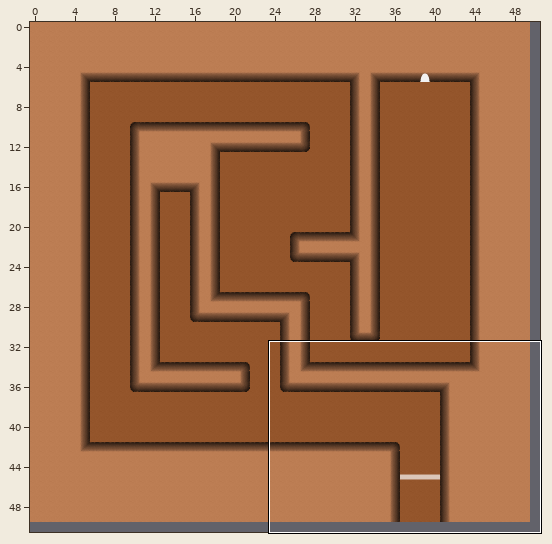
One commit to this Tiled map: Game1/Content/cave2.tmx. The first picture is a wide view before the edit; the outline marks the close-up.
Close-up. Before:
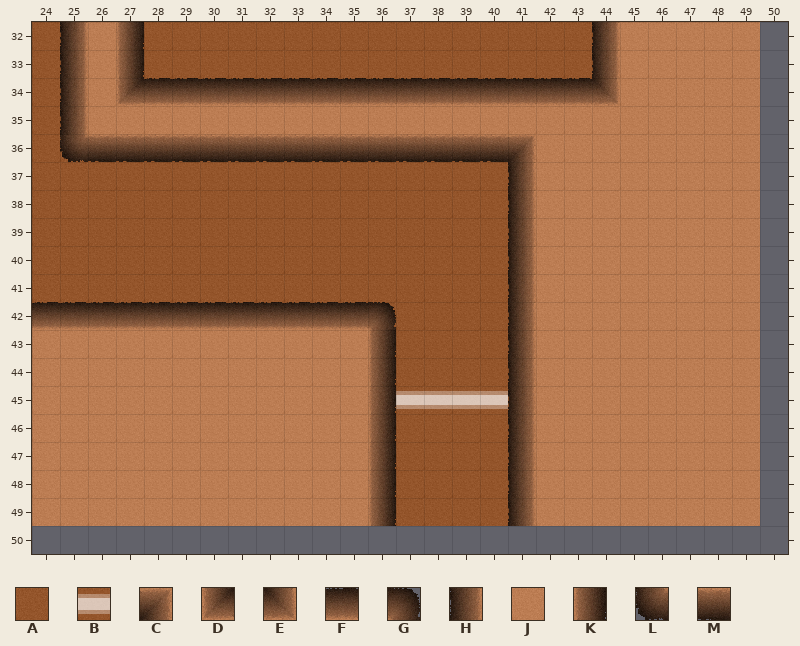
Cells are 32x32 px. Shown: x 24..50, y 32..50. The commit also changed other parts of the map, which this record leaves out. The old version is drawn lined up with the new one.
Key: from "Tileset": A 6, B 148, C 241, D 260, E 261, F 281, G 282, H 300, J 301, K 302, L 320, M 321.
_ is an empty cell, # one hidden under a higher layer.
Layers that did not change in this view are not listed.
Layer "2floor" before, first column x 24:
32 AA#AAAAAAAAAAAAAAAAAA#####_
33 AA#AAAAAAAAAAAAAAAAAA#####_
34 AA##AAAAAAAAAAAAAAAA######_
35 AA########################_
36 AAAAAAAAAAAAAAAAA#########_
37 AAAAAAAAAAAAAAAAAA########_
38 AAAAAAAAAAAAAAAAAA########_
39 AAAAAAAAAAAAAAAAAA########_
40 AAAAAAAAAAAAAAAAAA########_
41 AAAAAAAAAAAAAAAAAA########_
42 AAAAAAAAAAAAAAAAAA########_
43 ############AAAAAA########_
44 ############AAAAAA########_
45 ############AAAAAA########_
46 ############AAAAAA########_
47 ############AAAAAA########_
48 ############AAAAAA########_
49 ############AAAAAA########_
50 ___________________________
Layer "3raisedfloor" before, first column x 24:
32 _HJK________________HJJJJJ_
33 _HJK________________HJJJJJ_
34 _HJDFFFFFFFFFFFFFFFFEJJJJJ_
35 _HJJJJJJJJJJJJJJJJJJJJJJJJ_
36 _LMMMMMMMMMMMMMMMCJJJJJJJJ_
37 _________________HJJJJJJJJ_
38 _________________HJJJJJJJJ_
39 _________________HJJJJJJJJ_
40 _________________HJJJJJJJJ_
41 _________________HJJJJJJJJ_
42 FFFFFFFFFFFFG____HJJJJJJJJ_
43 JJJJJJJJJJJJK____HJJJJJJJJ_
44 JJJJJJJJJJJJK____HJJJJJJJJ_
45 JJJJJJJJJJJJKBBBBHJJJJJJJJ_
46 JJJJJJJJJJJJK____HJJJJJJJJ_
47 JJJJJJJJJJJJK____HJJJJJJJJ_
48 JJJJJJJJJJJJK____HJJJJJJJJ_
49 JJJJJJJJJJJJK____HJJJJJJJJ_
50 ___________________________
After:
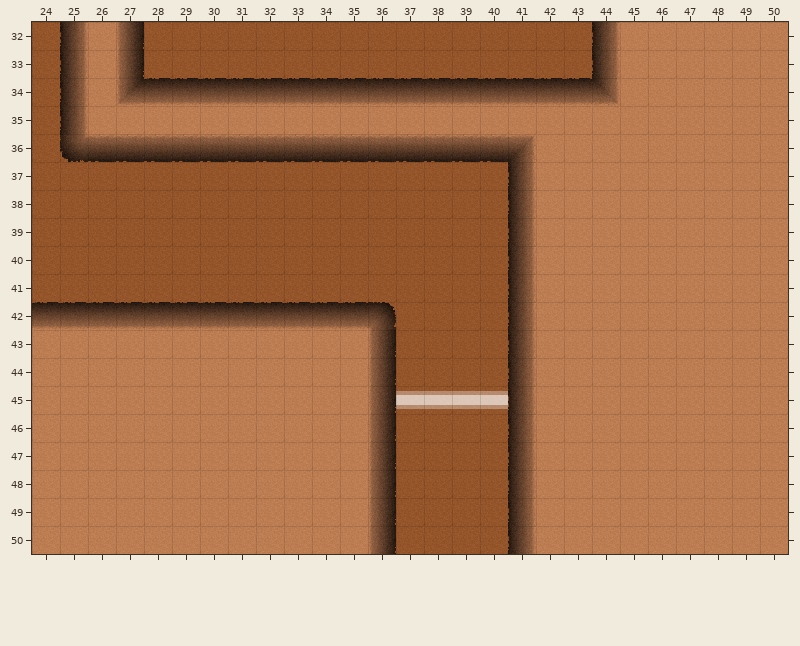
See-through tiles are keyed as they look on the map.
The exact change:
map size 50x50 -> 51x51 cells
Layer "2floor":
y 50: x 36..41 ______ -> AAAAAA
Layer "3raisedfloor":
y 32..49: x 50 _ -> J
y 50: x 24..36 _____________ -> JJJJJJJJJJJJK; x 41..50 __________ -> HJJJJJJJJJ
Where, in picture pixels (left, top, right, bottom), the same in both close-ups:
added: (32, 22, 788, 554)
